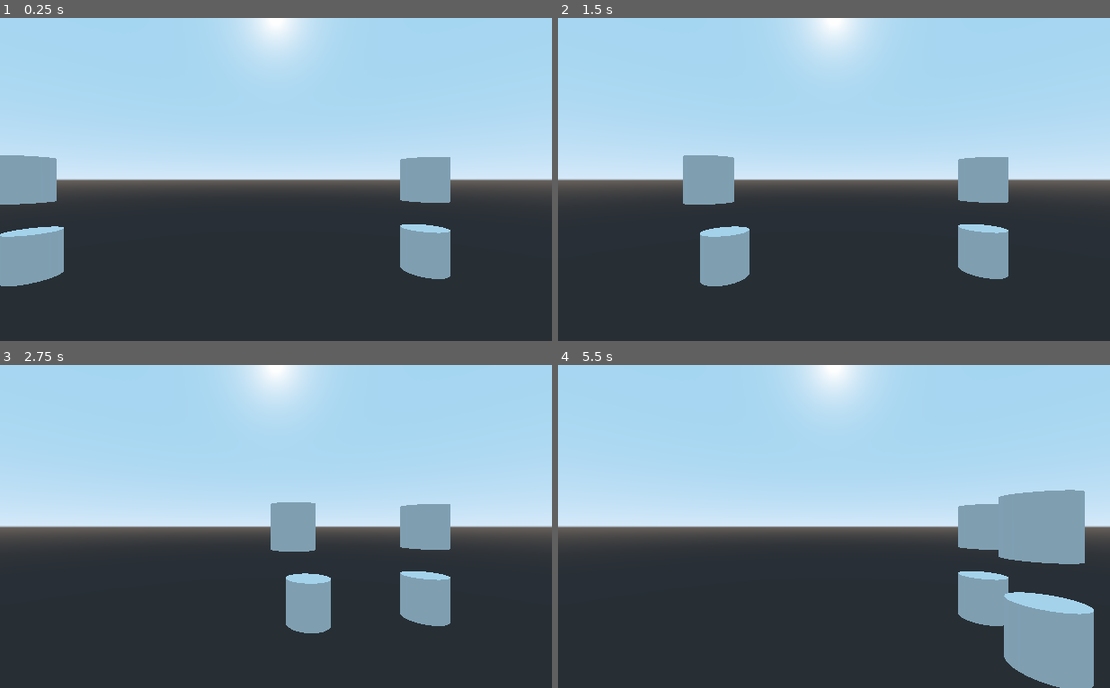
Above: before the commit, frames 1-4 (two rows, left to right).
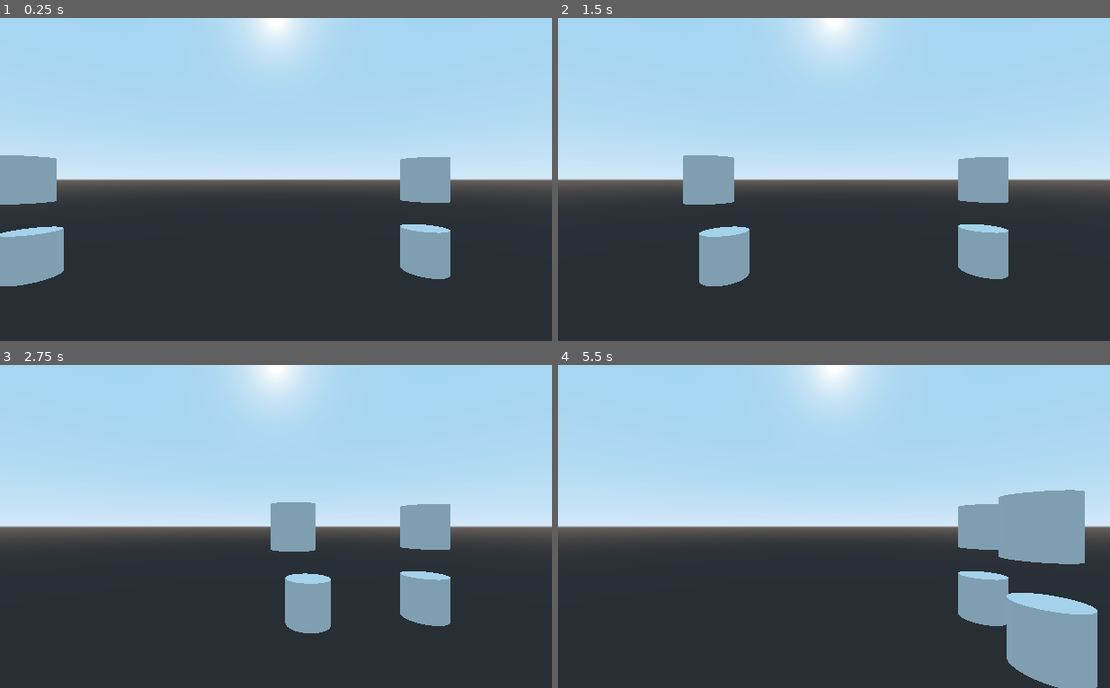
Above: after the commit, the same moments.

Repository: Lcbx/Godot_SmoothMovement
Game: Godot game, scene res://SmoothMovementTests.tscn
Same seed, same stepped clock (60 frames per second), same inputs: the game is played once before the commit and once after it.
Inputs:
- Up to frame 1 (0.25 s): no input
- Up to frame 2 (1.5 s): no input
- Up to frame 3 (2.75 s): no input
- Up to frame 4 (5.5 s): no input

The runs differ from the first frame. In frame 1, less than 0.1% of the frame differs, in the area x 0-12%, y 64-84%; in frame 2, less than 0.1%; in frame 3, less than 0.1%; in frame 4, 0.3%, in the area x 80-98%, y 70-100%.

Commit message:
added a start position set in script, so comparison is fairer, not depending on when node have been created

Diff:
--- a/SmoothMovementTests.tscn
+++ b/SmoothMovementTests.tscn
@@ -20,6 +20,10 @@
 	# center the window
 	var window_size = OS.get_window_size()
 	OS.set_window_position(screen_size*0.5 - window_size*0.5)
+
+	# start at exact same time, more or less
+	$Improved.translation.x = $Simple.translation.x
+	$Improved.translation.z = $Simple.translation.z
 "
 
 [sub_resource type="GDScript" id=2]
